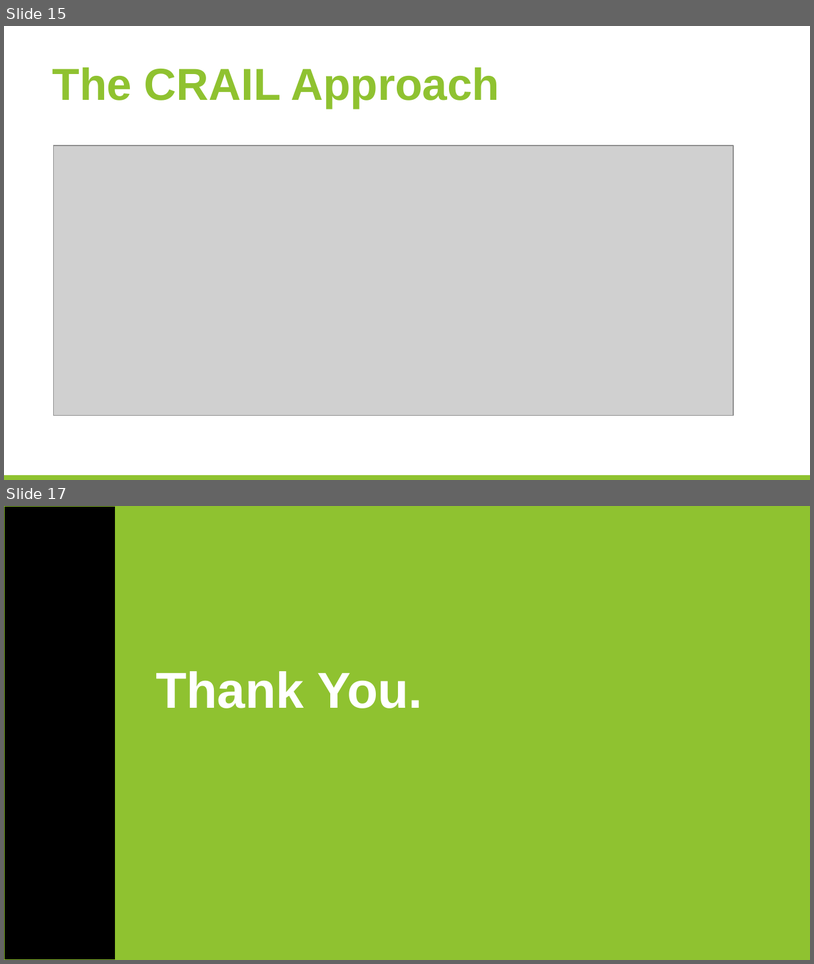
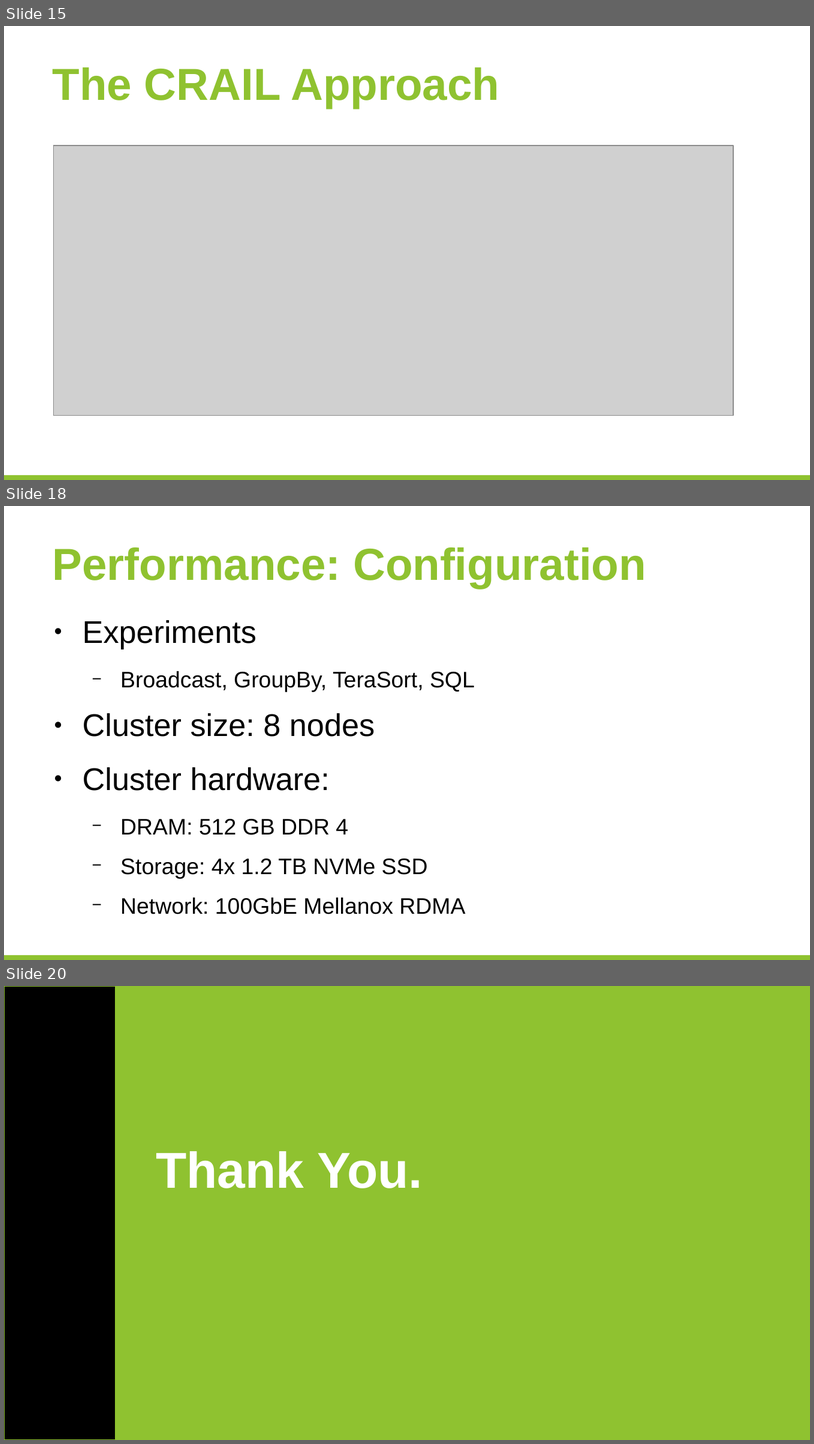
Before and after one commit to huangyibo/spark-summit-17, a slide deck: template.odp. Shown one above the other, each under a label of ours: slides 15 and 17 before the commit, slides 15, 18 and 20 after it; the slides between them are not shown. The pictures are 814x964 and 814x1444 pixels, drawn with LibreOffice and Linux fonts; fonts in the diff are those of the drawing; grey boxes stand for pictures; background and template pictures are left out. Boxes give left, top, right and bottom in pixels: in the first picture for what was removed or moved away, otherwise in the second. Text is boxed around its words. In the diff, an @@ line names an element or a change of style, - is before the commit and + after.

```diff
--- a/template.odp
+++ b/template.odp
@@ slide 18 added at [4,506,810,960], background #FFFFFF; not listed: 1 template element that a slide beside it also shows @@
@@ title added at [53,547,647,588], 40 pt, text #8FC230, bold @@
+Performance: Configuration
@@ text added at [83,620,475,914], 20 pt, text #000000 @@
+● Experiments
+  − Broadcast, GroupBy, TeraSort, SQL
+● Cluster size: 8 nodes
+● Cluster hardware:
+  − DRAM: 512 GB DDR 4
+  − Storage: 4x 1.2 TB NVMe SSD
+  − Network: 100GbE Mellanox RDMA
@@ what was slide 17 is now slide 20 @@
```
Also in this commit, not shown: 1 slide changed, 2 other slides added.
